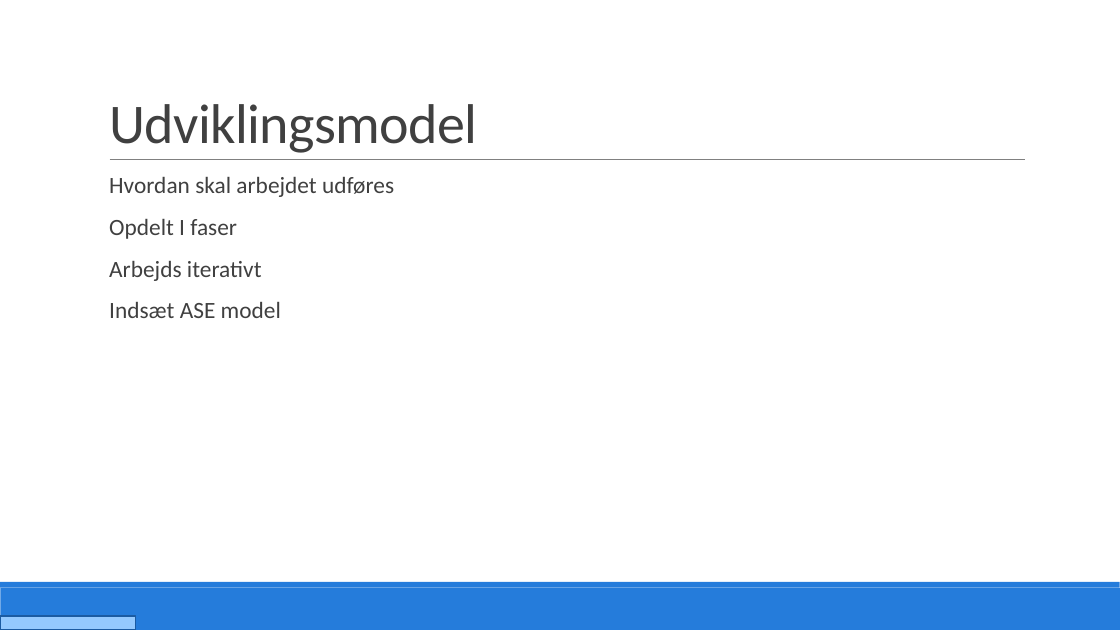
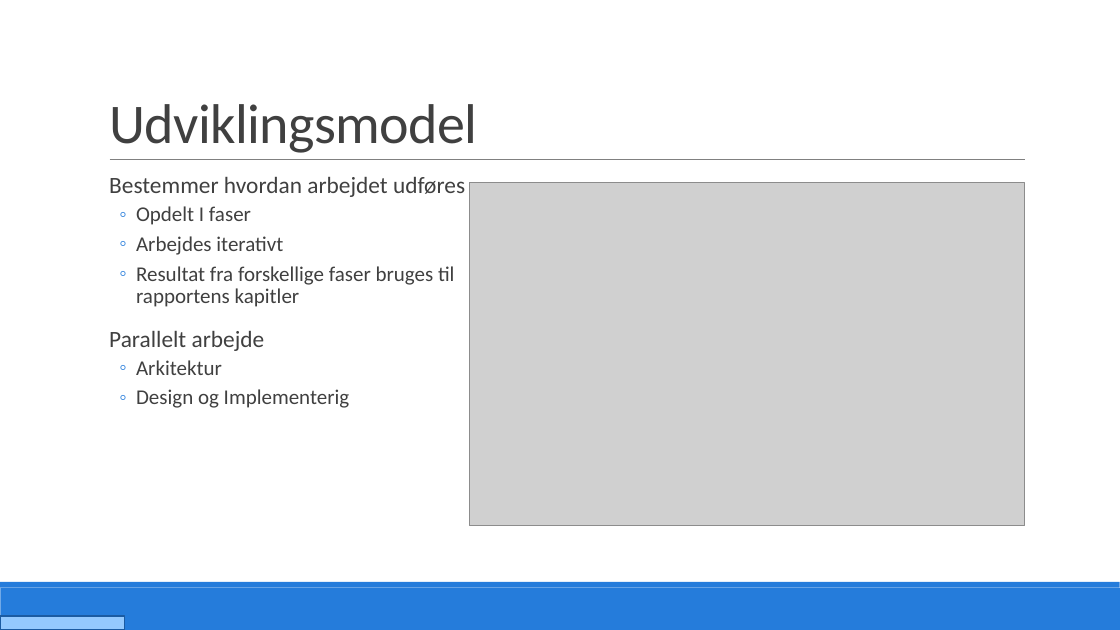
Before and after one commit to PRJ2GR15/Rapport, a slide deck: slide 4 of Fremlæggelse/Fremlæggelse.pptm. Drawn at 1120x630 pixels with LibreOffice and Linux fonts; fonts in the diff are those of the drawing; grey boxes stand for pictures. Boxes give left, top, right and bottom in pixels: in the first picture for what was removed or moved away, otherwise in the second. Text is boxed around its words. In the diff, an @@ line names an element or a change of style, - is before the commit and + after.

```diff
--- a/Fremlæggelse/Fremlæggelse.pptm
+++ b/Fremlæggelse/Fremlæggelse.pptm
@@ text at <box>109,177,465,197</box>: text changed @@
-  Hvordan skal arbejdet udføres
+  Bestemmer hvordan arbejdet udføres
@@ text at <box>136,206,251,225</box>: size 20 to 18 pt in "Opdelt I faser"; bullet   to ◦; list level 1 to 2 in "Opdelt I faser" @@
@@ picture added at <box>469,183,1025,527</box> @@
@@ text at <box>109,236,454,408</box>: text changed; size 20 to 18 pt @@
-  Arbejds iterativt
-  Indsæt ASE model
+  ◦ Arbejdes iterativt
+  ◦ Resultat fra forskellige faser bruges til rapportens kapitler
+  Parallelt arbejde
+  ◦ Arkitektur
+  ◦ Design og Implementerig
@@ rectangle: place and size @@
-rectangle at <box>0,616,136,630</box>
+rectangle at <box>0,616,124,630</box>
```
Also in this commit, not shown: 28 other slides changed, 4 slides added, 1 slide removed.
